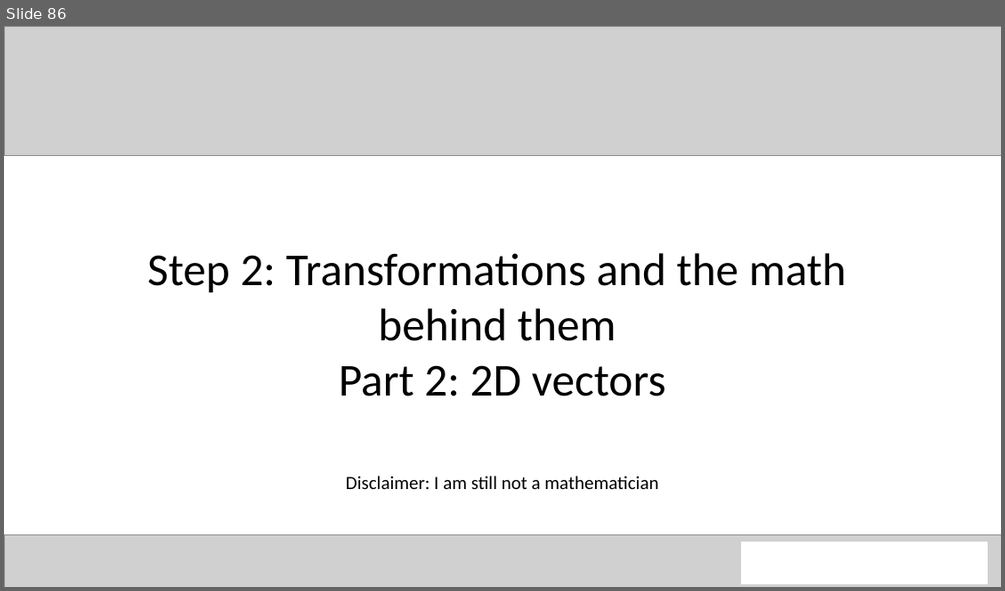
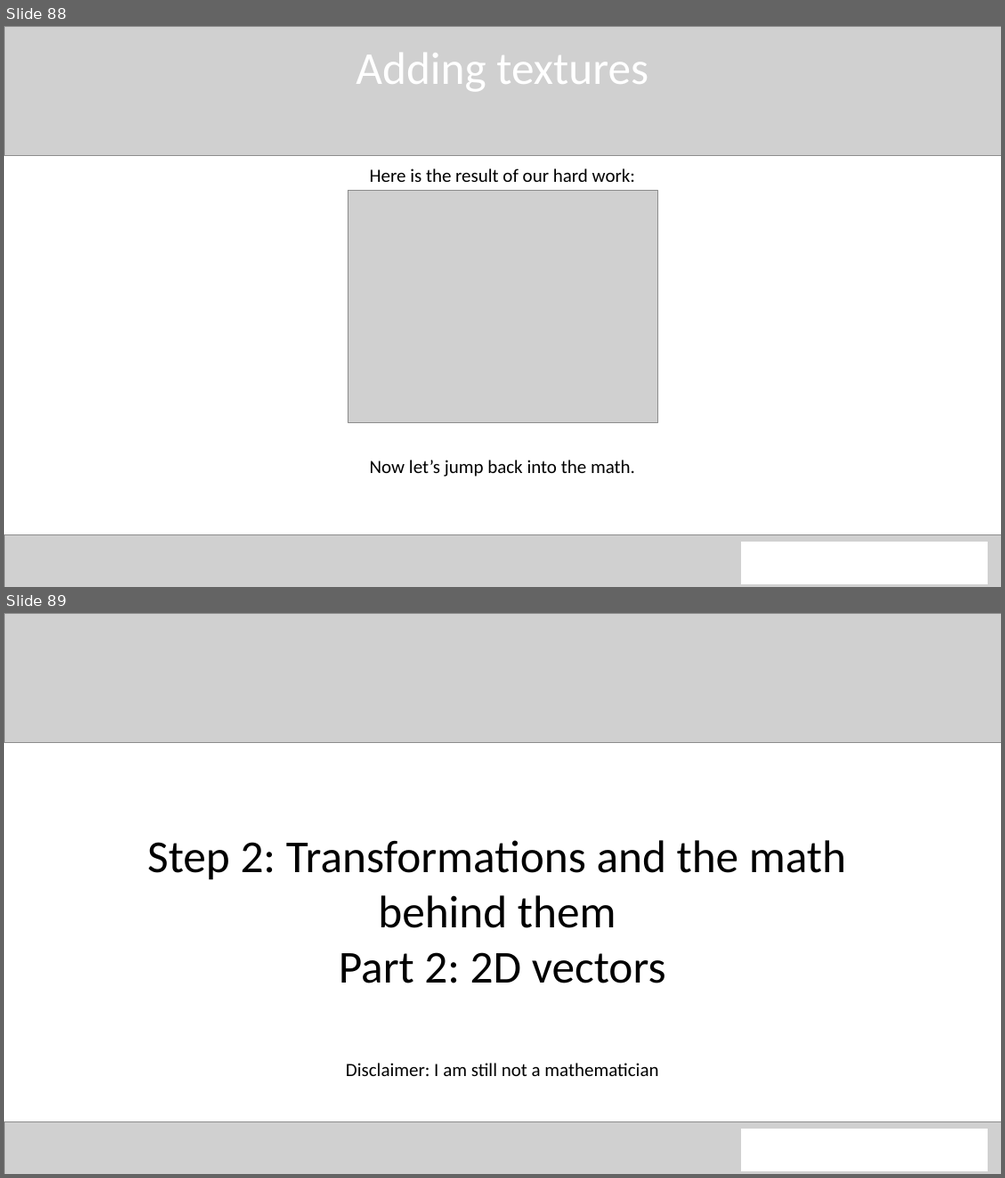
Before and after one commit to QuincyJacobs/WebGLTutorial, a slide deck: Presentation/Presentation WebGL.pptx. Shown one above the other, each under a label of ours: slide 86 before the commit, slides 88 and 89 after it. The pictures are 1005x591 and 1005x1178 pixels, drawn with LibreOffice and Linux fonts; fonts in the diff are those of the drawing; grey boxes stand for pictures. Boxes give left, top, right and bottom in pixels: in the first picture for what was removed or moved away, otherwise in the second. Text is boxed around its words. In the diff, an @@ line names an element or a change of style, - is before the commit and + after.

Commit message:
Finish up textures

```diff
--- a/Presentation/Presentation WebGL.pptx
+++ b/Presentation/Presentation WebGL.pptx
@@ slide 88 added at <box>4,26,1001,587</box>, background #FFFFFF @@
@@ picture added at <box>4,26,1001,156</box> @@
@@ text added at <box>356,53,648,91</box>, 44 pt, text #FFFFFF @@
+Adding textures
@@ text added at <box>370,168,635,182</box>, 18 pt, text #000000 @@
+Here is the result of our hard work:
@@ picture added at <box>348,191,657,423</box> @@
@@ text added at <box>370,459,635,476</box>, 18 pt, text #000000 @@
+Now let’s jump back into the math.
@@ picture added at <box>4,534,1001,587</box> @@
@@ rectangle added at <box>741,543,987,584</box>, fill #FFFFFF, outline #FFFFFF 1 pt @@
@@ what was slide 86 is now slide 89 @@
```
Also in this commit, not shown: 1 slide changed, 2 other slides added, 3 other files.
